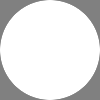
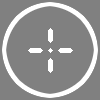
Layered file, before and after one edit (100 x 100). Changes by layer:
added layer "crosshair" above "outline" over (28, 28, 73, 73)
added layer "outline" above "mask" over (2, 2, 98, 98)
renamed "Layer" to "mask", hid it, painted on it over (0, 0, 100, 100)
